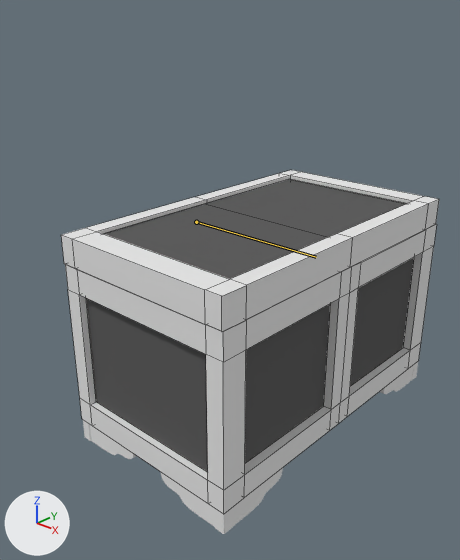
An edit to the Blender file Assets/models/floor_2/bedroom_n_center/toychest02/toychest02.blend, drawn before and after from the same camera.
Rendered twice from a camera (50 mm lens) standing at (1.7, -2.17, 1.59) and looking at (-0.08, -0.23, 0.47). The lights are fixed; the arrows at lower left show +X, +Y and +Z. The bones that bend it are drawn over the model as lines. Mesh edges are drawn as thin lines on the coarser meshes.

The first picture shows 'base', 'base_leather', 'legs', 'lid', 'lid_leather'.
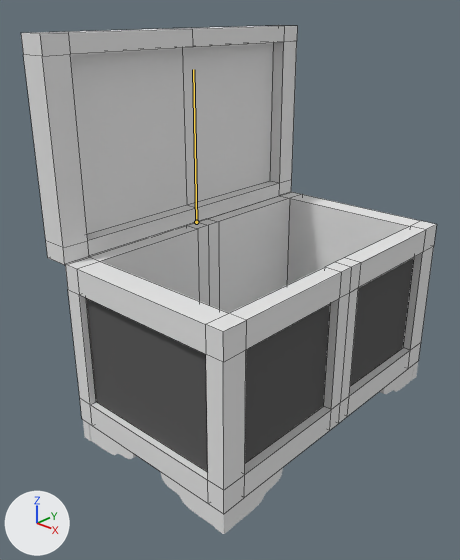
The newer file adds an action. The first version stands in its rest pose; the second is drawn at frame 1 of the action 'toychest02_lid_close'.

Pixel boxes (x1, y1, x2, y2) of what changed, in the pictures (460 x 560 px):
'lid', posed (27% narrower, 48% taller)
    before: (61, 170, 439, 332)
    after: (21, 25, 297, 265)
'lid_leather', posed (not visible afterwards)
    before: (105, 179, 405, 279)
bone 'toychest_lid_bone', root to tip
    before: (196, 222) to (316, 257)
    after: (196, 222) to (193, 69)

The change in detail:
Bone 'toychest_lid_bone' (bone_toychest_lid_bone) turns from (0, 0, 0) to (0, 0, 90) degrees about its own x, y and z.
